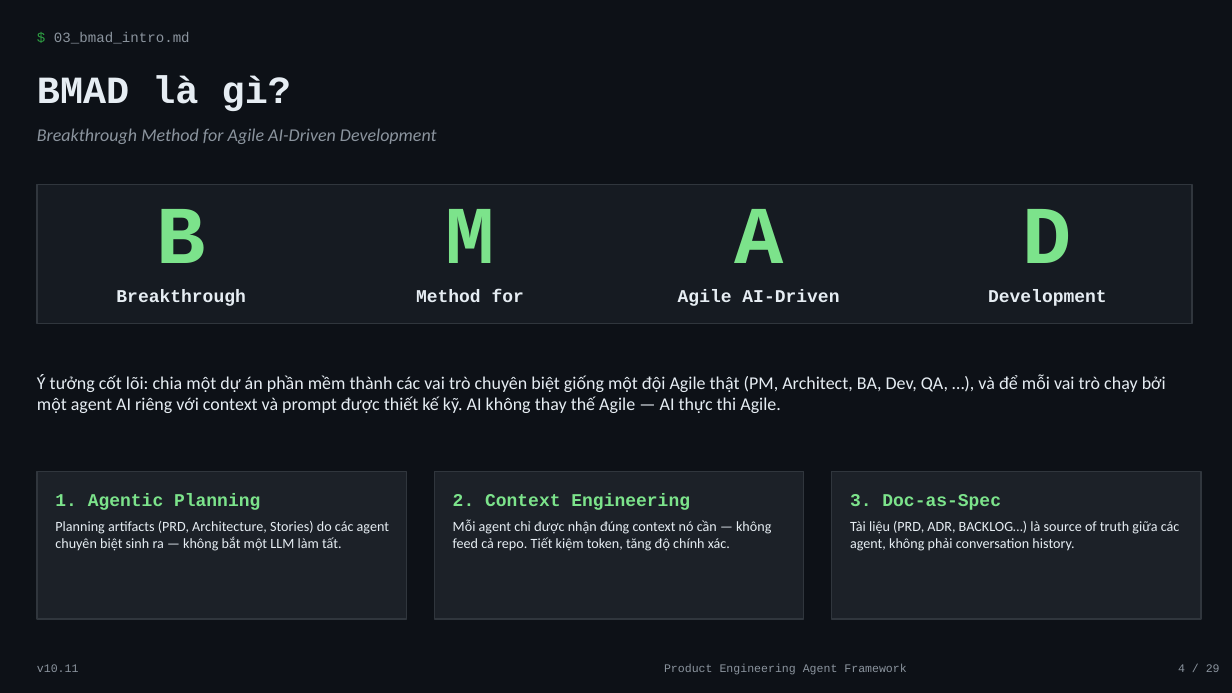
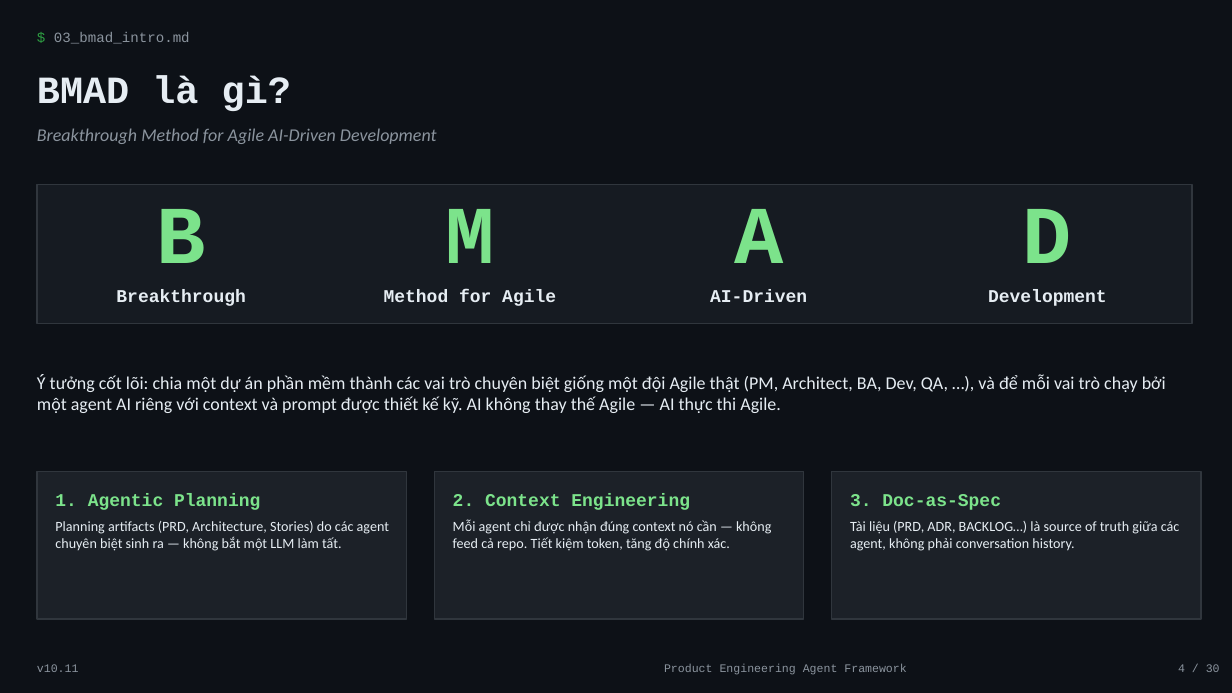
Before and after one commit to minhtuan-labs/learning-vault, a slide deck: slide 4 of frameworks/product-engineering-template/Framework_Introduction.pptx. Drawn at 1232x693 pixels with LibreOffice and Linux fonts; fonts in the diff are those of the drawing. Boxes give left, top, right and bottom in pixels: in the first picture for what was removed or moved away, otherwise in the second. Text is boxed around its words. In the diff, an @@ line names an element or a change of style, - is before the commit and + after.

```diff
--- a/frameworks/product-engineering-template/Framework_Introduction.pptx
+++ b/frameworks/product-engineering-template/Framework_Introduction.pptx
@@ text at (x1=384, y1=290, x2=556, y2=306): text changed @@
-Method for
+Method for Agile
@@ text at (x1=710, y1=290, x2=807, y2=302): text changed @@
-Agile AI-Driven
+AI-Driven
@@ text at (x1=1178, y1=664, x2=1220, y2=672): text changed @@
-4 / 29
+4 / 30
```
Also in this commit, not shown: 26 other slides changed, 1 slide added.
